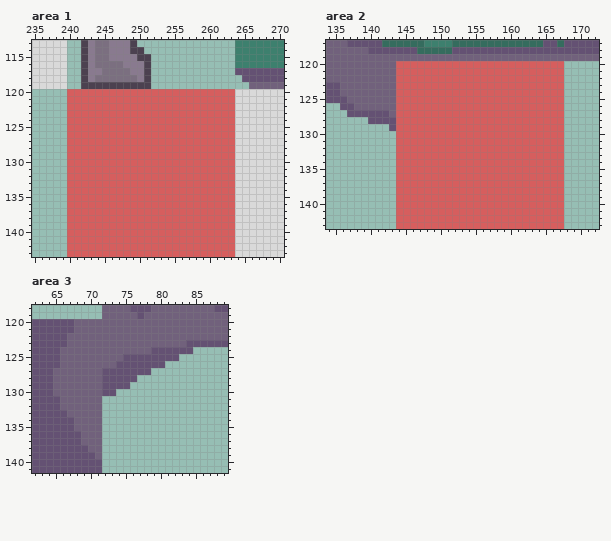
Two states of a pixel-art file, aseprite/misty-grid.aseprite. The picture above is the old version.
576x144 pixels, 1 frame. Colours within 5 levels of each other are drawn and written as one. Shown: area 1: x 235..270, y 113..143; area 2: x 134..172, y 117..143; area 3: x 62..89, y 118..141.
Now the later version:
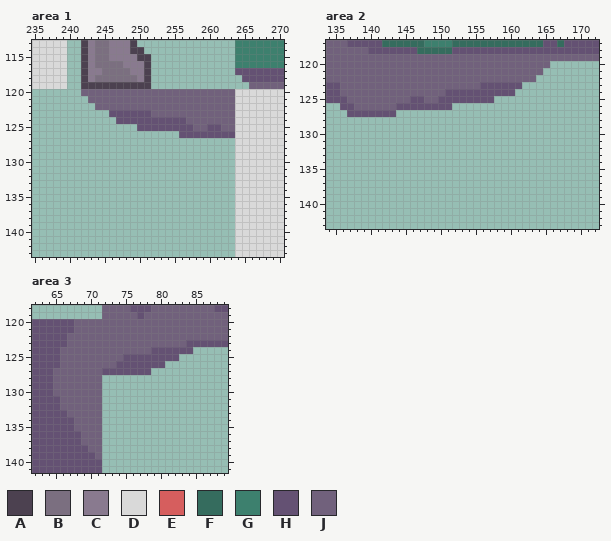
Palette (. is transparent): A #4c4150  B #7b6f80  C #897a8f  D #d9d9d9  E #d65e5e  F #356c5e  G #3d806e  H #645173  J #71617c
Edits made:
--- area 1, layer "Layer 2"
@@ x 235..270 @@
 119 DDDDD..AAAAAAAAAA..............JJJJJ
-120 .....EEEEEEEEEEEEEEEEEEEEEEEEDDDDDDD
-121 .....EEEEEEEEEEEEEEEEEEEEEEEEDDDDDDD
-122 .....EEEEEEEEEEEEEEEEEEEEEEEEDDDDDDD
-123 .....EEEEEEEEEEEEEEEEEEEEEEEEDDDDDDD
-124 .....EEEEEEEEEEEEEEEEEEEEEEEEDDDDDDD
-125 .....EEEEEEEEEEEEEEEEEEEEEEEEDDDDDDD
-126 .....EEEEEEEEEEEEEEEEEEEEEEEEDDDDDDD
-127 .....EEEEEEEEEEEEEEEEEEEEEEEEDDDDDDD
-128 .....EEEEEEEEEEEEEEEEEEEEEEEEDDDDDDD
-129 .....EEEEEEEEEEEEEEEEEEEEEEEEDDDDDDD
-130 .....EEEEEEEEEEEEEEEEEEEEEEEEDDDDDDD
-131 .....EEEEEEEEEEEEEEEEEEEEEEEEDDDDDDD
-132 .....EEEEEEEEEEEEEEEEEEEEEEEEDDDDDDD
-133 .....EEEEEEEEEEEEEEEEEEEEEEEEDDDDDDD
-134 .....EEEEEEEEEEEEEEEEEEEEEEEEDDDDDDD
-135 .....EEEEEEEEEEEEEEEEEEEEEEEEDDDDDDD
-136 .....EEEEEEEEEEEEEEEEEEEEEEEEDDDDDDD
-137 .....EEEEEEEEEEEEEEEEEEEEEEEEDDDDDDD
-138 .....EEEEEEEEEEEEEEEEEEEEEEEEDDDDDDD
-139 .....EEEEEEEEEEEEEEEEEEEEEEEEDDDDDDD
-140 .....EEEEEEEEEEEEEEEEEEEEEEEEDDDDDDD
-141 .....EEEEEEEEEEEEEEEEEEEEEEEEDDDDDDD
-142 .....EEEEEEEEEEEEEEEEEEEEEEEEDDDDDDD
-143 .....EEEEEEEEEEEEEEEEEEEEEEEEDDDDDDD
+120 .......JJJJJJJJJJJJJJJJJJJJJJDDDDDDD
+121 ........JJJJJJJJJJJJJJJJJJJJJDDDDDDD
+122 .........JJJJJJJJJJJJJJJJJJJJDDDDDDD
+123 ...........HHHHHHJJJJJJJJJJJJDDDDDDD
+124 ............HHHHHHHHHHJJJJJJJDDDDDDD
+125 ...............HHHHHHHHJJHHJJDDDDDDD
+126 .....................HHHHHHHHDDDDDDD
+127 .............................DDDDDDD
+128 .............................DDDDDDD
+129 .............................DDDDDDD
+130 .............................DDDDDDD
+131 .............................DDDDDDD
+132 .............................DDDDDDD
+133 .............................DDDDDDD
+134 .............................DDDDDDD
+135 .............................DDDDDDD
+136 .............................DDDDDDD
+137 .............................DDDDDDD
+138 .............................DDDDDDD
+139 .............................DDDDDDD
+140 .............................DDDDDDD
+141 .............................DDDDDDD
+142 .............................DDDDDDD
+143 .............................DDDDDDD
--- area 2, layer "Layer 2"
@@ x 134..172 @@
 119 JJJJJJJJJJJJJJJJJJJJJJJJJJJJJJJJJJJJJJJ
-120 JJJJJJJJJJEEEEEEEEEEEEEEEEEEEEEEEE.....
-121 JJJJJJJJJJEEEEEEEEEEEEEEEEEEEEEEEE.....
-122 JJJJJJJJJJEEEEEEEEEEEEEEEEEEEEEEEE.....
-123 HHJJJJJJJJEEEEEEEEEEEEEEEEEEEEEEEE.....
-124 HHJJJJJJJJEEEEEEEEEEEEEEEEEEEEEEEE.....
-125 HHHJJJJJJJEEEEEEEEEEEEEEEEEEEEEEEE.....
-126 ..HHJJJJJJEEEEEEEEEEEEEEEEEEEEEEEE.....
-127 ...HHHHHHJEEEEEEEEEEEEEEEEEEEEEEEE.....
-128 ......HHHHEEEEEEEEEEEEEEEEEEEEEEEE.....
-129 .........HEEEEEEEEEEEEEEEEEEEEEEEE.....
-130 ..........EEEEEEEEEEEEEEEEEEEEEEEE.....
-131 ..........EEEEEEEEEEEEEEEEEEEEEEEE.....
-132 ..........EEEEEEEEEEEEEEEEEEEEEEEE.....
-133 ..........EEEEEEEEEEEEEEEEEEEEEEEE.....
-134 ..........EEEEEEEEEEEEEEEEEEEEEEEE.....
-135 ..........EEEEEEEEEEEEEEEEEEEEEEEE.....
-136 ..........EEEEEEEEEEEEEEEEEEEEEEEE.....
-137 ..........EEEEEEEEEEEEEEEEEEEEEEEE.....
-138 ..........EEEEEEEEEEEEEEEEEEEEEEEE.....
-139 ..........EEEEEEEEEEEEEEEEEEEEEEEE.....
-140 ..........EEEEEEEEEEEEEEEEEEEEEEEE.....
-141 ..........EEEEEEEEEEEEEEEEEEEEEEEE.....
-142 ..........EEEEEEEEEEEEEEEEEEEEEEEE.....
-143 ..........EEEEEEEEEEEEEEEEEEEEEEEE.....
+120 JJJJJJJJJJJJJJJJJJJJJJJJJJJJJJJJ.......
+121 JJJJJJJJJJJJJJJJJJJJJJJJJJJJJJJ........
+122 JJJJJJJJJJJJJJJJJJJJJJJJJJJJJJ.........
+123 HHJJJJJJJJJJJJJJJJJJJJHHHHHH...........
+124 HHJJJJJJJJJJJJJJJHHHHHHHHHH............
+125 HHHJJJJJJJJJHHJJHHHHHHHH...............
+126 ..HHJJJJJJHHHHHHHH.....................
+127 ...HHHHHHH.............................
+128 .......................................
+129 .......................................
+130 .......................................
+131 .......................................
+132 .......................................
+133 .......................................
+134 .......................................
+135 .......................................
+136 .......................................
+137 .......................................
+138 .......................................
+139 .......................................
+140 .......................................
+141 .......................................
+142 .......................................
+143 .......................................
--- area 3, layer "Layer 2"
@@ x 70..78 @@
 127 JJHHHHHHH
-128 JJHHHHH..
-129 JJHHHH...
-130 JJHH.....
+128 JJ.......
+129 JJ.......
+130 JJ.......
 131 JJ.......
Boxes around the changes in both pictures, in picture pixels (x1, y1, x2, y2):
changed: (67, 89, 235, 257)
changed: (368, 61, 564, 229)
erased: (102, 375, 137, 396)
